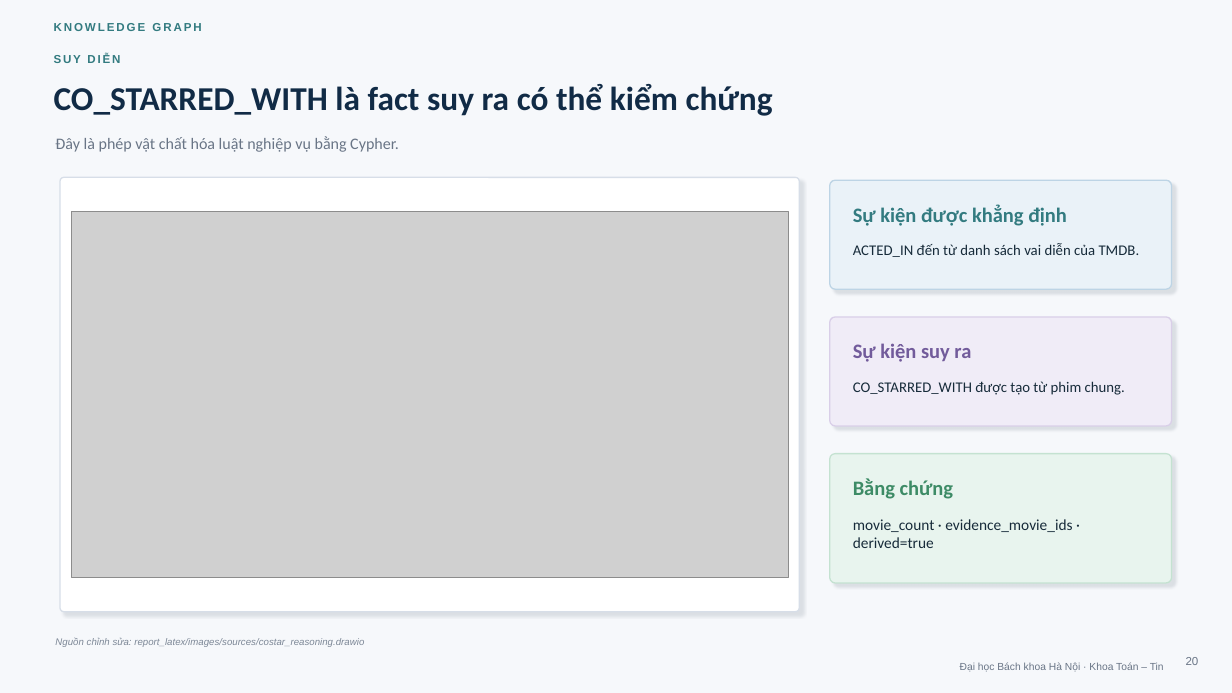
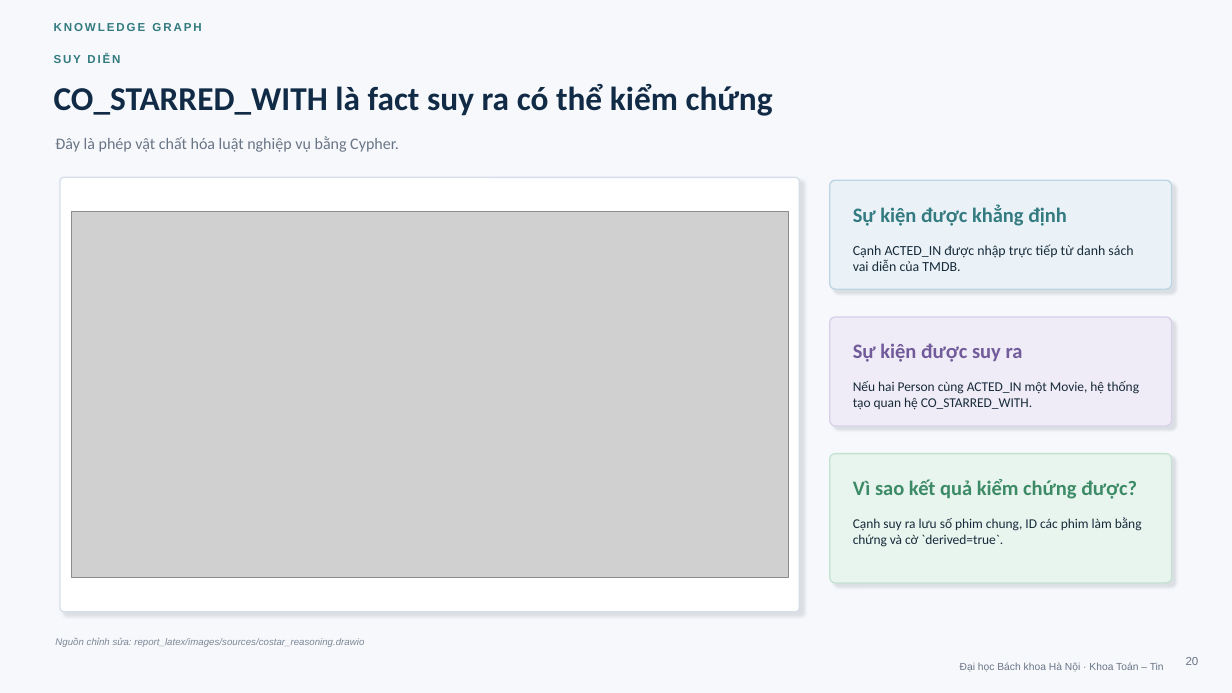
Before and after one commit to khanhhk/advanced_database, a slide deck: slide 20 of docs/deliverables/slide/movie_knowledge_graph_defense.pptx. Drawn at 1232x693 pixels with LibreOffice and Linux fonts; fonts in the diff are those of the drawing; grey boxes stand for pictures. Boxes give left, top, right and bottom in pixels: in the first picture for what was removed or moved away, otherwise in the second. Text is boxed around its words. In the diff, an @@ line names an element or a change of style, - is before the commit and + after.

```diff
--- a/docs/deliverables/slide/movie_knowledge_graph_defense.pptx
+++ b/docs/deliverables/slide/movie_knowledge_graph_defense.pptx
@@ text at [853,244,1133,271]: text changed; size 11.5 to 10.8 pt @@
-ACTED_IN đến từ danh sách vai diễn của TMDB.
+Cạnh ACTED_IN được nhập trực tiếp từ danh sách vai diễn của TMDB.
@@ text at [853,343,1023,362]: text changed @@
-Sự kiện suy ra
+Sự kiện được suy ra
@@ text at [853,381,1139,410]: text changed; size 11.5 to 10.5 pt @@
-CO_STARRED_WITH được tạo từ phim chung.
+Nếu hai Person cùng ACTED_IN một Movie, hệ thống tạo quan hệ CO_STARRED_WITH.
@@ text at [853,479,1137,499]: text changed @@
-Bằng chứng
+Vì sao kết quả kiểm chứng được?
@@ text at [853,517,1142,547]: text changed; size 12 to 10.5 pt @@
-movie_count · evidence_movie_ids · derived=true
+Cạnh suy ra lưu số phim chung, ID các phim làm bằng chứng và cờ `derived=true`.
```
Also in this commit, not shown: 18 other slides changed, 4 other files.
